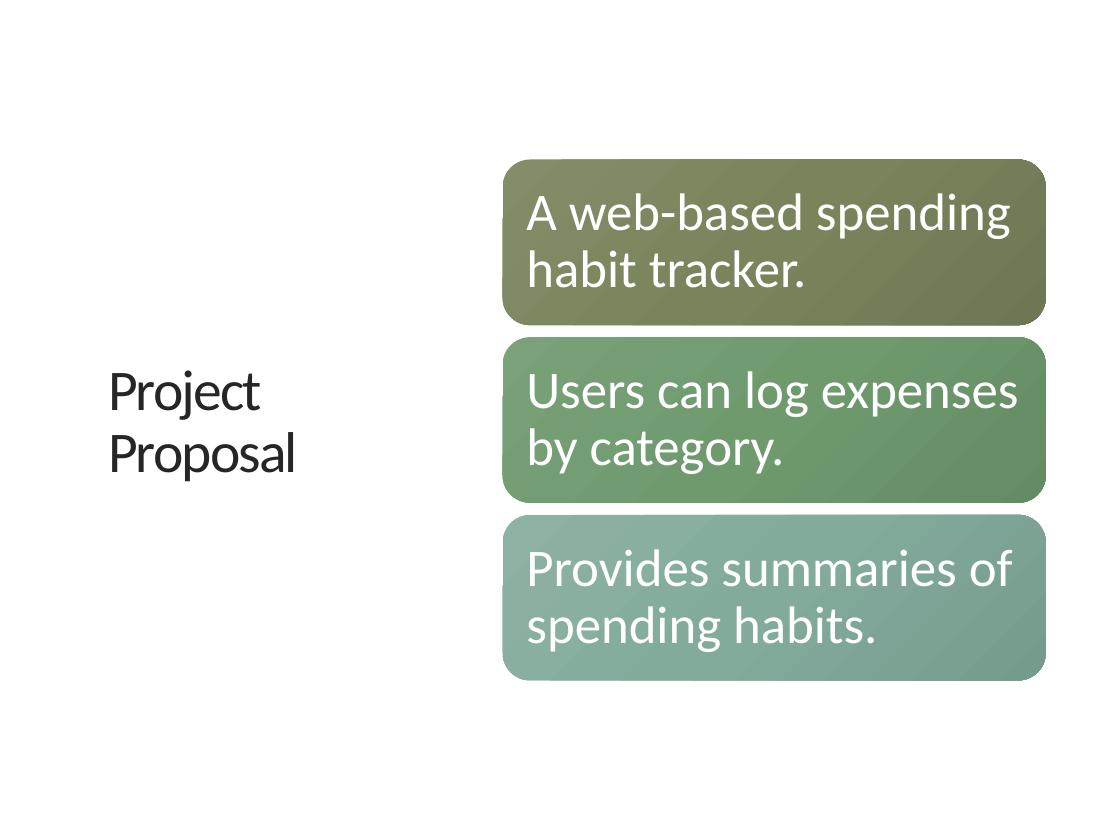
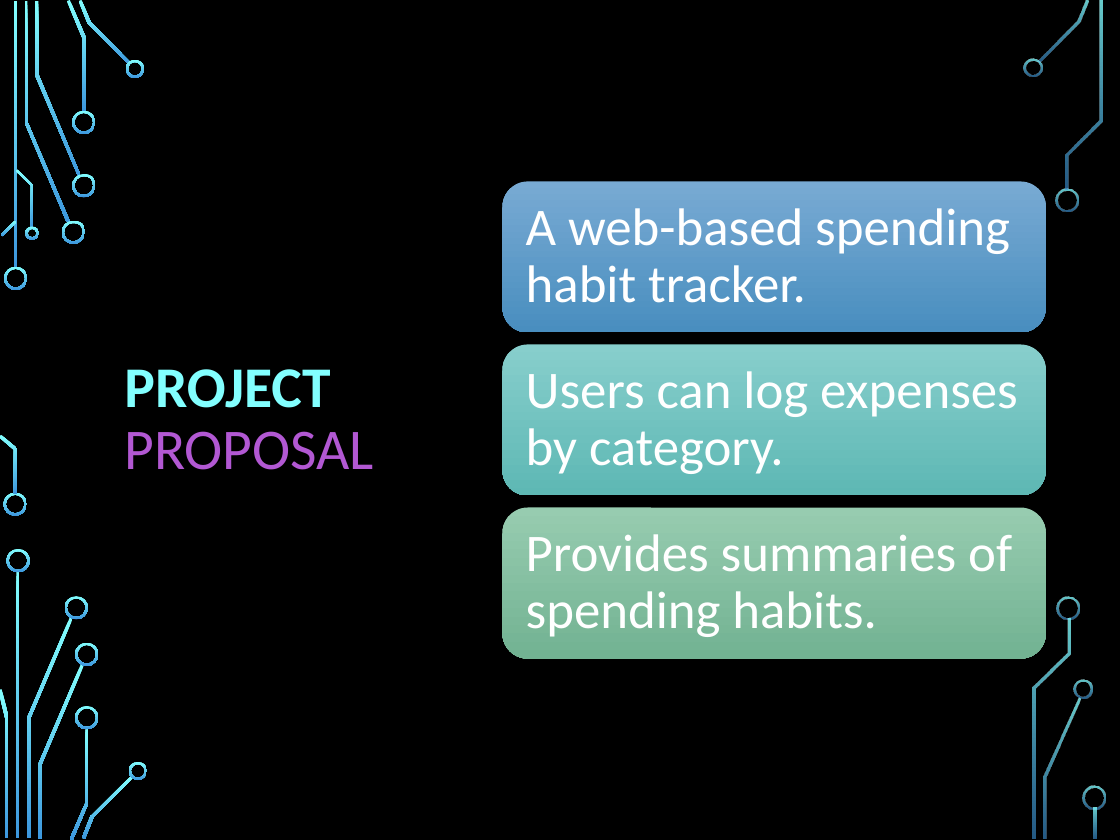
Before and after one commit to Buesse7310/Project-Alex-Roma-Nick-Eva-, a slide deck: slide 5 of docs/phase1/Spending_Habit_Tracker_Phase1.pptx. Drawn at 1120x840 pixels with LibreOffice and Linux fonts; fonts in the diff are those of the drawing; background and template pictures are left out. Boxes give left, top, right and bottom in pixels: in the first picture for what was removed or moved away, otherwise in the second. Text is boxed around its words. In the diff, an @@ line names an element or a change of style, - is before the commit and + after.

Commit message:
Update #2 Spending_Habit_Tracker_Phase1.pptx
Made some stylistic updates.

```diff
--- a/docs/phase1/Spending_Habit_Tracker_Phase1.pptx
+++ b/docs/phase1/Spending_Habit_Tracker_Phase1.pptx
@@ background #FFFFFF to picture (left out) @@
@@ rounded rectangle: place and size @@
-rounded rectangle at <box>503,159,1046,325</box>
+rounded rectangle at <box>503,181,1046,333</box>
@@ rounded rectangle at <box>503,181,1046,333</box>: fill gradient #838E69 to #7A855D to #6E7754 to gradient #78ABD3 to #4A8EC0 @@
@@ text "A web-based spending habit tracker.": place and size @@
-text "A web-based spending habit tracker." at <box>526,193,1011,288</box>
+text "A web-based spending habit tracker." at <box>526,208,1010,303</box>
@@ rounded rectangle: place and size @@
-rounded rectangle at <box>503,337,1046,503</box>
+rounded rectangle at <box>503,345,1046,496</box>
@@ rounded rectangle at <box>503,345,1046,496</box>: fill gradient #7BA279 to #709B6E to #658B63 to gradient #88CFCC to #5FB9B5 @@
@@ title at <box>124,369,374,470</box>: text changed; text colour #262626 to #B258D3 @@
-Project Proposal
+PROJECT PROPOSAL
@@ rounded rectangle: place and size @@
-rounded rectangle at <box>503,515,1046,681</box>
+rounded rectangle at <box>503,507,1046,659</box>
@@ rounded rectangle at <box>503,507,1046,659</box>: fill gradient #8EB2A4 to #84AC9D to #769B8D to gradient #98CCB1 to #72B393 @@
@@ text "Provides summaries of spending habits.": place and size @@
-text "Provides summaries of spending habits." at <box>526,549,1013,652</box>
+text "Provides summaries of spending habits." at <box>526,534,1012,637</box>
@@ group added at <box>0,0,1105,840</box>: 33 freeform shapes, 3 rectangles @@
```
Also in this commit, not shown: 11 other slides changed, 1 slide added.
